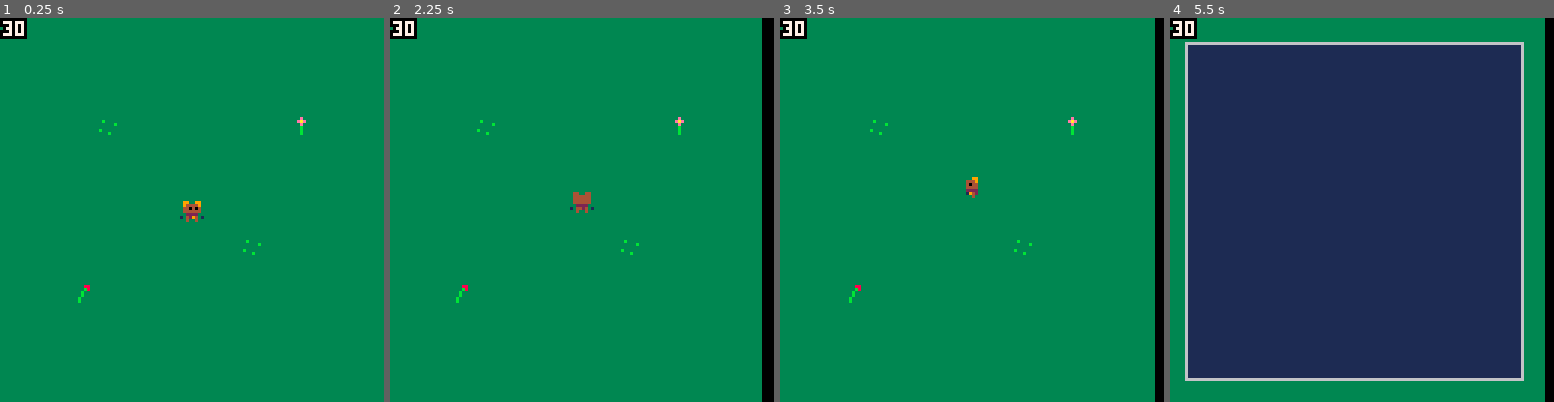
Above: before the commit, frames 1-4 (left to right).
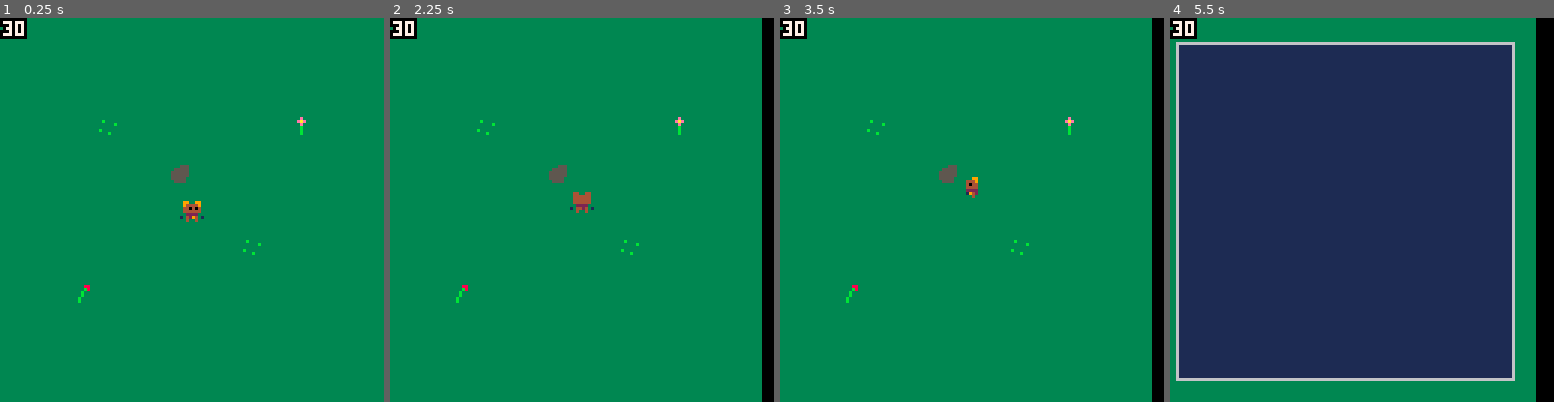
Above: after the commit, the same moments.

Repository: scizzorz/bare-quest-pico8
Game: PICO-8 cartridge barequest.p8
Two runs of this game, one before a commit and one after it. Both use one fixed random seed, a clock stepped at 60 frames per second and the inputs below.
Inputs:
- Up to frame 1 (0.25 s): no input
- Up to frame 2 (2.25 s): tap X (X key) at 0.33, 1.07, 1.85 s; tap O (Z key) at 0.7, 1.7, 2.1 s; hold Right 1.6-2.1 s; hold Up from 2.15 s (still down)
- Up to frame 3 (3.5 s): release Up at 2.42 s; hold Right 2.47-3.03 s; tap O (Z key) at 2.5, 2.9, 3.3 s; tap X (X key) at 2.97 s; hold Left from 3.08 s (still down)
- Up to frame 4 (5.5 s): release Left at 3.58 s; hold Down 3.63-3.97 s; tap O (Z key) every 0.4 s from 3.7 to 5.3 s; hold Right 4.02-4.68 s; tap X (X key) at 4.08, 5.2 s; hold Up 4.73-5.03 s; hold Left from 5.08 s (still down)

The runs differ from the first frame. In frame 1, 0.2% of the frame differs, in the area x 44-50%, y 38-43%; in frame 2, 0.2%; in frame 3, 1.2%; in frame 4, 7.8%, in the area x 1-98%, y 0-100%.

Commit message:
Add collision detection

Diff:
--- a/barequest.p8
+++ b/barequest.p8
@@ -1,6 +1,10 @@
 pico-8 cartridge // http://www.pico-8.com
 version 16
 __lua__
+-- helpers
+function flr8(v)
+  return flr(v / 8)
+end
 
 -->8
 -- object
@@ -89,6 +93,7 @@
 end
 
 -->8
+-- enums
 -- colors
 c_black=0
 c_darkblue=1
@@ -108,7 +113,6 @@
 c_peach=15
 
 
--->8
 -- buttons
 b_left = 0
 b_right = 1
@@ -118,6 +122,11 @@
 b_x = 5
 b_pause = 6
 
+
+-- sprite flags
+flag_collision = 0
+
+
 -->8
 -- animations
 _anim = _object:extend()
@@ -189,19 +198,25 @@
   end
 end
 
+function check_collision(x, y)
+  local cell_n = mget(flr8(x), flr8(y))
+  return fget(cell_n, flag_collision)
+end
+
 hero_anims = {
-  idle_down = 1,
-  idle_up = 17,
-  idle_right = 33,
-  idle_left = 49,
-  walk_down = _anim({1, 2, 1, 3}),
-  walk_up = 17,
-  walk_right = 33,
-  walk_left = 49,
+  idle_down = 72,
+  idle_up = 88,
+  idle_right = 104,
+  idle_left = 120,
+  walk_down = _anim({72, 73, 72, 74}),
+  walk_up = 88,
+  walk_right = 104,
+  walk_left = 120,
 }
 
+camera_x, camera_y = 0, 0
+
 function world()
-  local camera_x, camera_y = 0, 0
   local hero = _sprite(hero_anims, function() palt(c_black, false) palt(c_red, true) end)
   hero.x = 60
   hero.y = 60
@@ -211,19 +226,27 @@
   return {
     update = function()
       if btn(b_left) then
-        hero.x -= 1
+        if not check_collision(hero.x - 1, hero.y) and not check_collision(hero.x - 1, hero.y + 7) then
+          hero.x -= 1
+        end
         hero:set_anim("walk_left")
         hero.dir = "left"
       elseif btn(b_right) then
-        hero.x += 1
+        if not check_collision(hero.x + 8, hero.y) and not check_collision(hero.x + 8, hero.y + 7) then
+          hero.x += 1
+        end
         hero:set_anim("walk_right")
         hero.dir = "right"
       elseif btn(b_up) then
-        hero.y -= 1
+        if not check_collision(hero.x, hero.y - 1) and not check_collision(hero.x + 7, hero.y - 1) then
+          hero.y -= 1
+        end
         hero:set_anim("walk_up")
         hero.dir = "up"
       elseif btn(b_down) then
-        hero.y += 1
+        if not check_collision(hero.x, hero.y + 8) and not check_collision(hero.x + 7, hero.y + 8) then
+          hero.y += 1
+        end
         hero:set_anim("walk_down")
         hero.dir = "down"
       else
@@ -313,6 +336,33 @@
 
 
 
+…(24 lines of a section not shown)…
+__gff__
+0000000000000000000000000000000000000000000000000000000000000000000000000000000000000000000000000000000000000000000000000000000000000000010000000000000000000000000000000000000000000000000000000000000000000000000000000000000000000000000000000000000000000000
+0000000000000000000000000000000000000000000000000000000000000000000000000000000000000000000000000000000000000000000000000000000000000000000000000000000000000000000000000000000000000000000000000000000000000000000000000000000000000000000000000000000000000000
 __map__
 4040404040404040404040404040404000000000000000000000000000000000000000000000000000000000000000000000000000000000000000000000000000000000000000000000000000000000000000000000000000000000000000000000000000000000000000000000000000000000000000000000000000000000
 4040404040404040404040404040404000000000000000000000000000000000000000000000000000000000000000000000000000000000000000000000000000000000000000000000000000000000000000000000000000000000000000000000000000000000000000000000000000000000000000000000000000000000
@@ -320,7 +370,7 @@
 4040404040404040404040404040404000000000000000000000000000000000000000000000000000000000000000000000000000000000000000000000000000000000000000000000000000000000000000000000000000000000000000000000000000000000000000000000000000000000000000000000000000000000
 4040404043404040404040404240404000000000000000000000000000000000000000000000000000000000000000000000000000000000000000000000000000000000000000000000000000000000000000000000000000000000000000000000000000000000000000000000000000000000000000000000000000000000
 4040404040404040404040404040404000000000000000000000000000000000000000000000000000000000000000000000000000000000000000000000000000000000000000000000000000000000000000000000000000000000000000000000000000000000000000000000000000000000000000000000000000000000
-4040404040404040404040404040404000000000000000000000000000000000000000000000000000000000000000000000000000000000000000000000000000000000000000000000000000000000000000000000000000000000000000000000000000000000000000000000000000000000000000000000000000000000
+4040404040404044404040404040404000000000000000000000000000000000000000000000000000000000000000000000000000000000000000000000000000000000000000000000000000000000000000000000000000000000000000000000000000000000000000000000000000000000000000000000000000000000
 4040404040404040404040404040404000000000000000000000000000000000000000000000000000000000000000000000000000000000000000000000000000000000000000000000000000000000000000000000000000000000000000000000000000000000000000000000000000000000000000000000000000000000
 4040404040404040404040404040404000000000000000000000000000000000000000000000000000000000000000000000000000000000000000000000000000000000000000000000000000000000000000000000000000000000000000000000000000000000000000000000000000000000000000000000000000000000
 4040404040404040404043404040404000000000000000000000000000000000000000000000000000000000000000000000000000000000000000000000000000000000000000000000000000000000000000000000000000000000000000000000000000000000000000000000000000000000000000000000000000000000
Not shown, changed: 64 lines of the sprite sheet (__gfx__) section of barequest.p8
